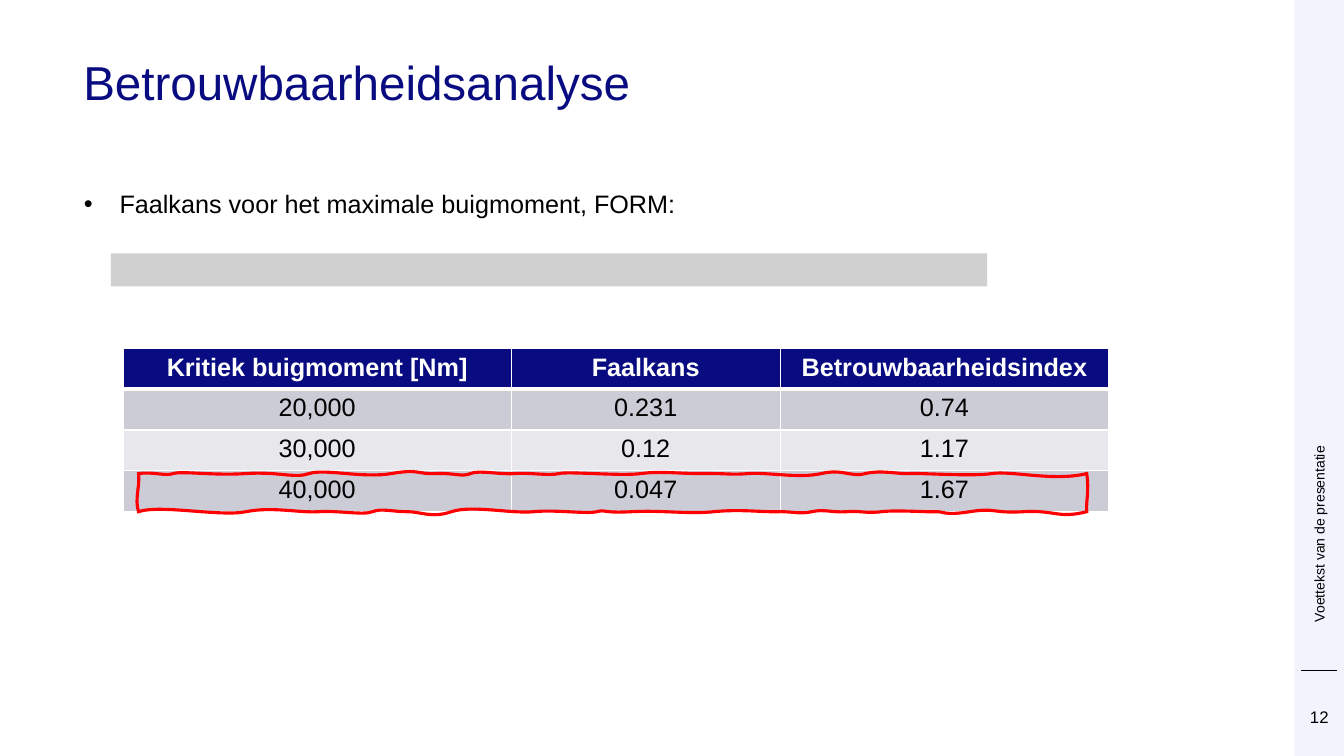
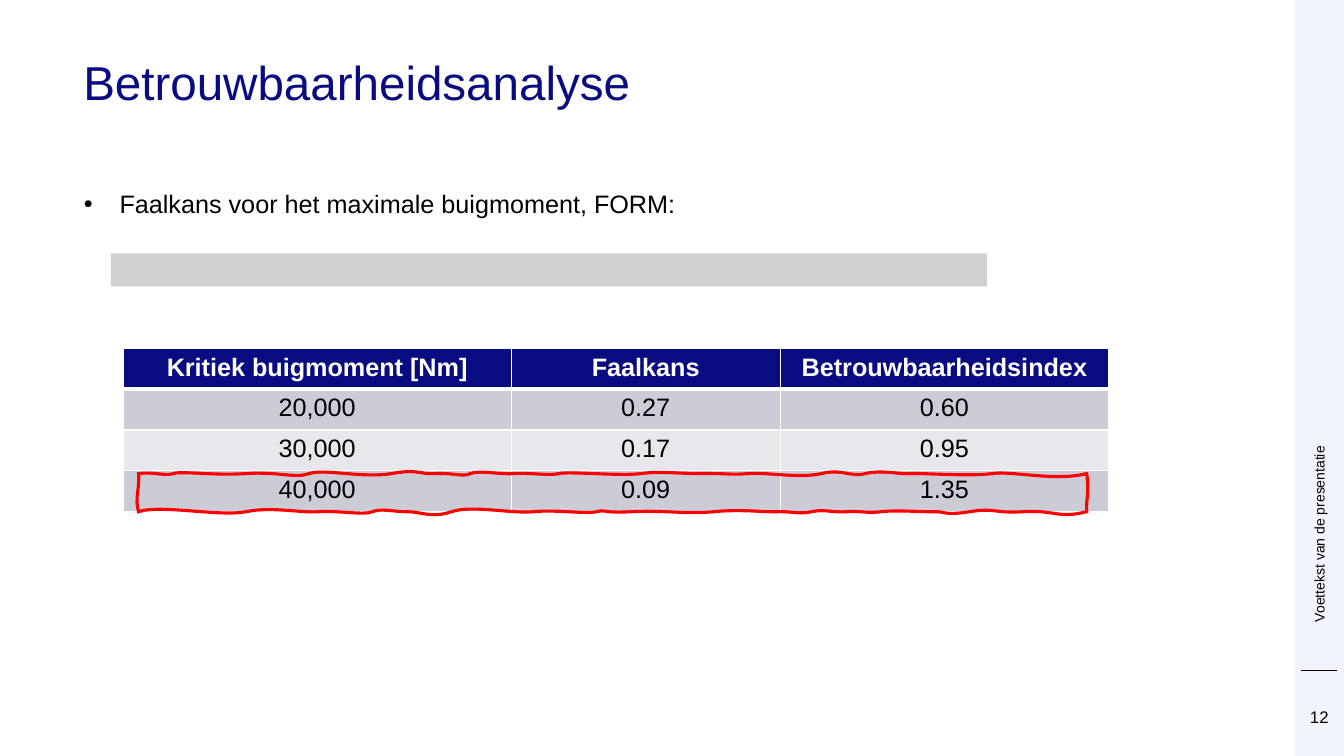
Before and after one commit to Deltares/ProbabilisticLibrary, a slide deck: slide 12 of sources/Deltares.Probabilistic.PWrapper.Examples/kratos/Prob Kratos DSD.pptx. Drawn at 1344x756 pixels with LibreOffice and Linux fonts; fonts in the diff are those of the drawing; grey boxes stand for pictures; background and template pictures are left out. Boxes give left, top, right and bottom in pixels: in the first picture for what was removed or moved away, otherwise in the second. Text is boxed around its words. In the diff, an @@ line names an element or a change of style, - is before the commit and + after.

```diff
--- a/sources/Deltares.Probabilistic.PWrapper.Examples/kratos/Prob Kratos DSD.pptx
+++ b/sources/Deltares.Probabilistic.PWrapper.Examples/kratos/Prob Kratos DSD.pptx
@@ table at [123, 348, 1109, 511] @@
-row 2, column 2: 0.231
+row 2, column 2: 0.27
-row 2, column 3: 0.74
+row 2, column 3: 0.60
-row 3, column 2: 0.12
+row 3, column 2: 0.17
-row 3, column 3: 1.17
+row 3, column 3: 0.95
-row 4, column 2: 0.047
+row 4, column 2: 0.09
-row 4, column 3: 1.67
+row 4, column 3: 1.35
```
Also in this commit, not shown: 15 other slides changed, 3 slides added.
